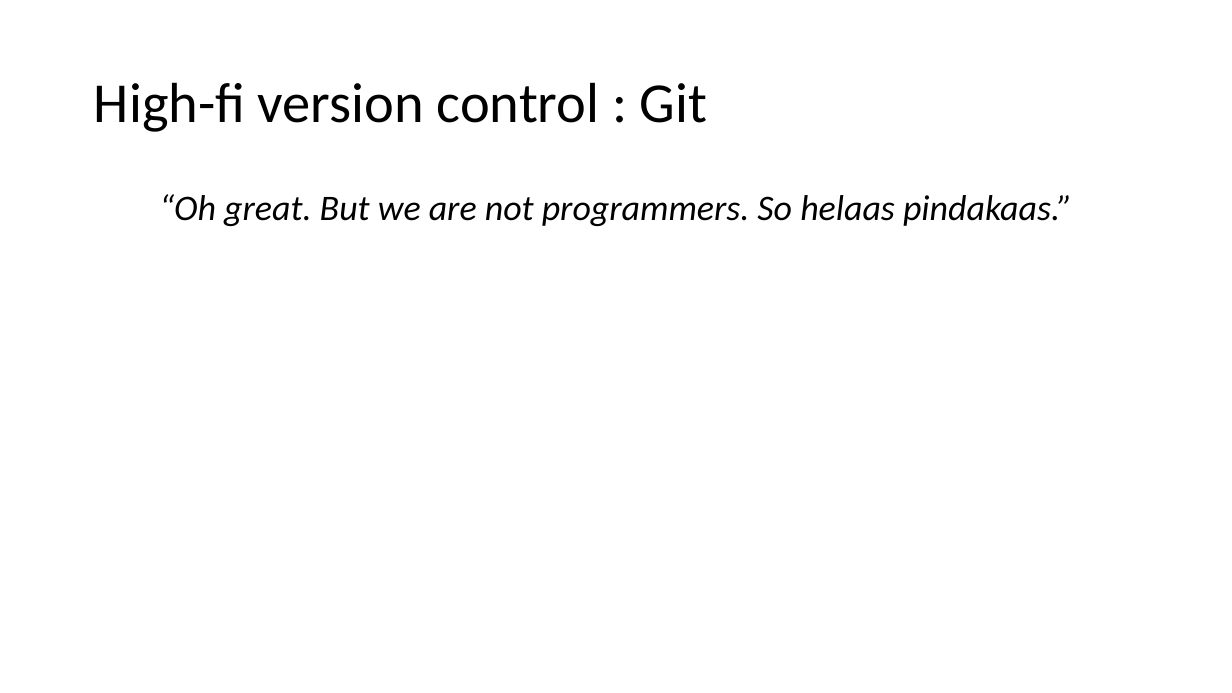
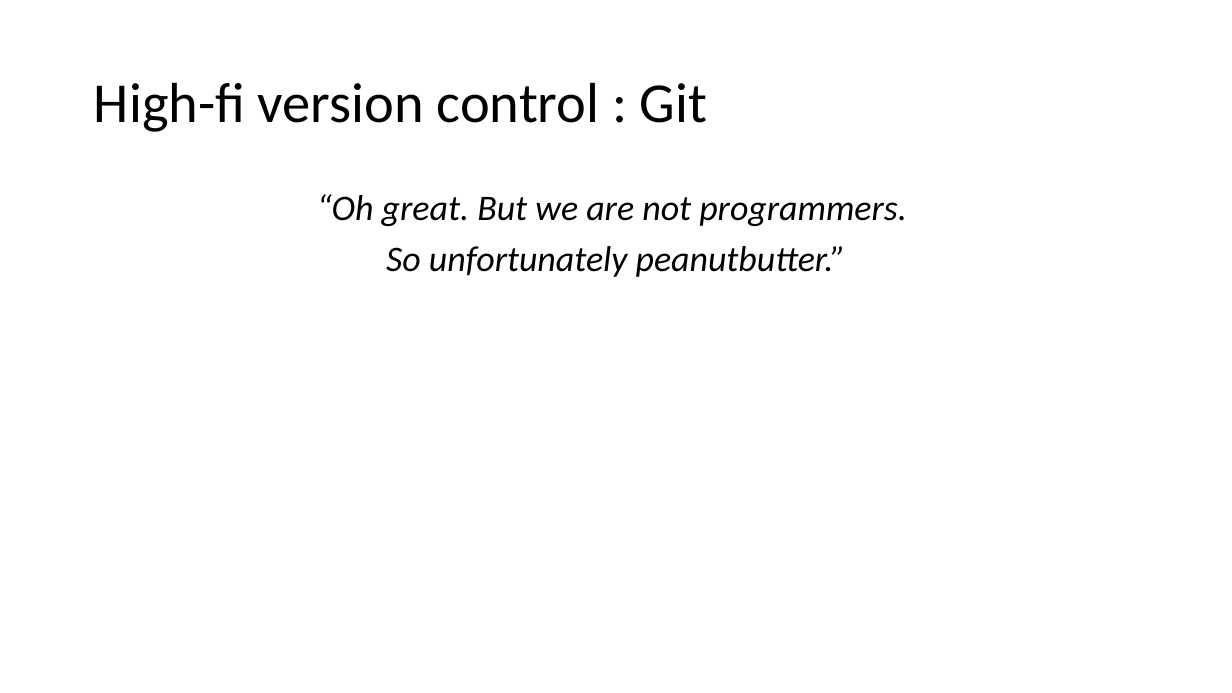
Before and after one commit to VHP4Safety/github_intro_training, a slide deck: slide 15 of powerpoints/github_part1.pptx. Drawn at 1232x693 pixels with LibreOffice and Linux fonts; fonts in the diff are those of the drawing. Boxes give left, top, right and bottom in pixels: in the first picture for what was removed or moved away, otherwise in the second. Text is boxed around its words. In the diff, an @@ line names an element or a change of style, - is before the commit and + after.

```diff
--- a/powerpoints/github_part1.pptx
+++ b/powerpoints/github_part1.pptx
@@ text at bbox=[317, 194, 907, 277]: text changed @@
-“Oh great. But we are not programmers. So helaas pindakaas.”
+“Oh great. But we are not programmers.
+So unfortunately peanutbutter.”
```
Also in this commit, not shown: 6 other slides changed, 1 slide removed, 8 other files.
